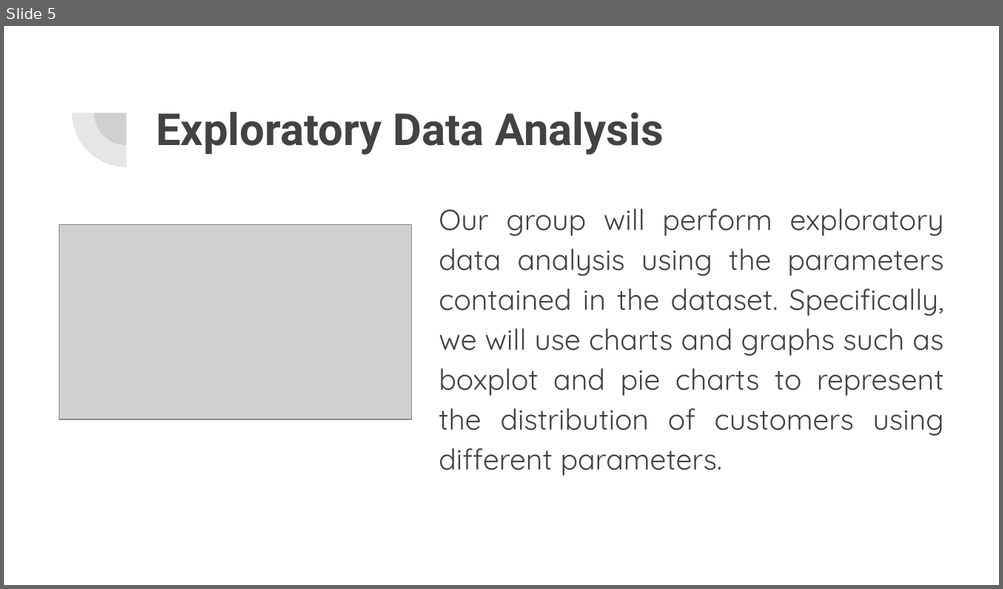
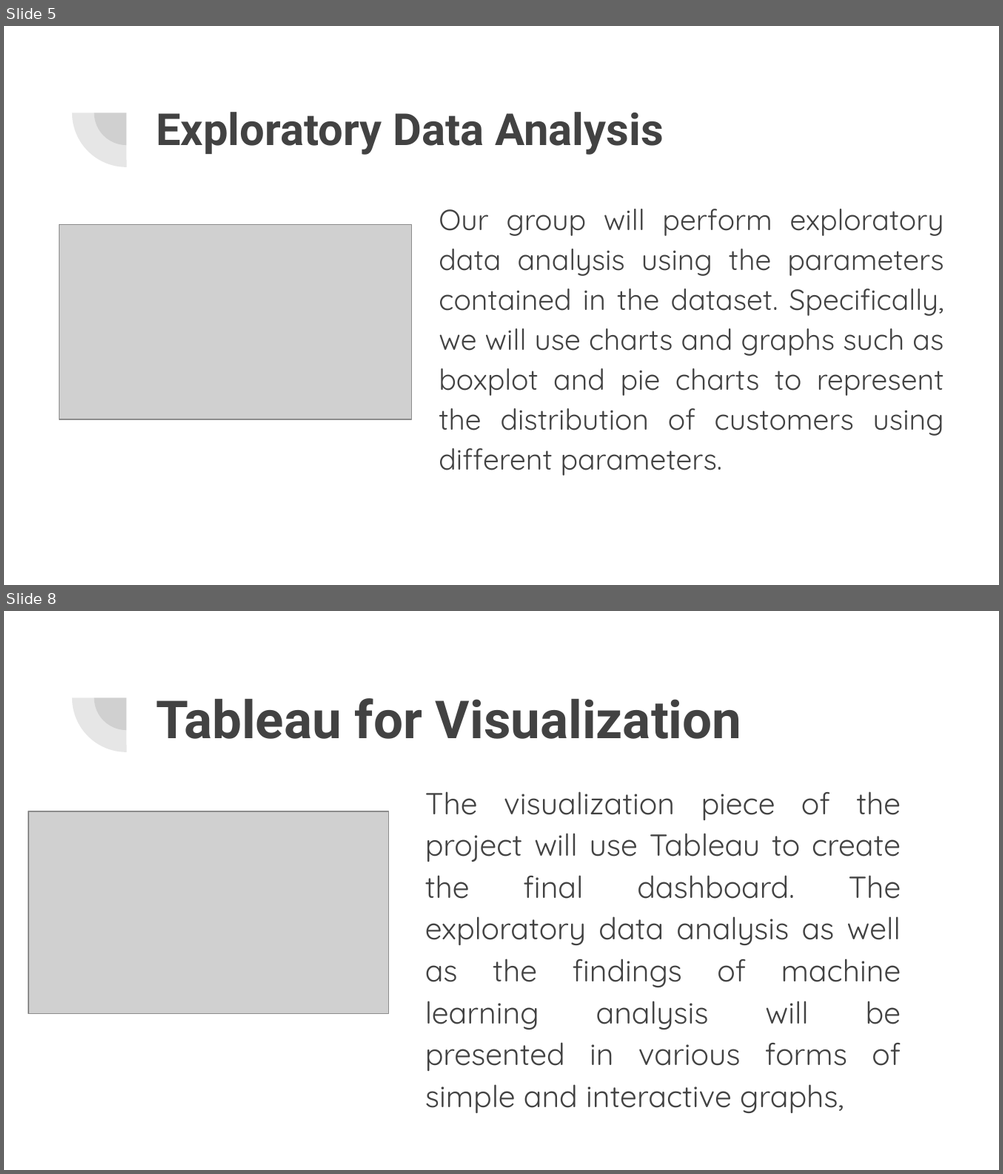
Before and after one commit to KHembrick/The_Final_Project, a slide deck: Project Presentation.pptx. Shown one above the other, each under a label of ours: slide 5 before the commit, slides 5 and 8 after it; the slides between them are not shown. The pictures are 1003x589 and 1003x1174 pixels, drawn with LibreOffice and Linux fonts; fonts in the diff are those of the drawing; grey boxes stand for pictures. Boxes give left, top, right and bottom in pixels: in the first picture for what was removed or moved away, otherwise in the second. Text is boxed around its words. In the diff, an @@ line names an element or a change of style, - is before the commit and + after.

Commit message:
Modifying Dashboard file.

```diff
--- a/Project Presentation.pptx
+++ b/Project Presentation.pptx
@@ slide 8 added at [4,611,999,1170], background #FFFFFF; not listed: 2 template elements that a slide beside it also shows @@
@@ title added at [156,698,742,739], 38 pt, text #424242, bold @@
+Tableau for Visualization
@@ text added at [425,792,901,1113], 22 pt, text #424242 @@
+The visualization piece of the project will use Tableau to create the final dashboard. The exploratory data analysis as well as the findings of machine learning analysis will be presented in various forms of simple and interactive graphs,
@@ picture added at [29,812,389,1015] @@
```
Also in this commit, not shown: 1 slide changed, 2 other slides added, 1 other file.
